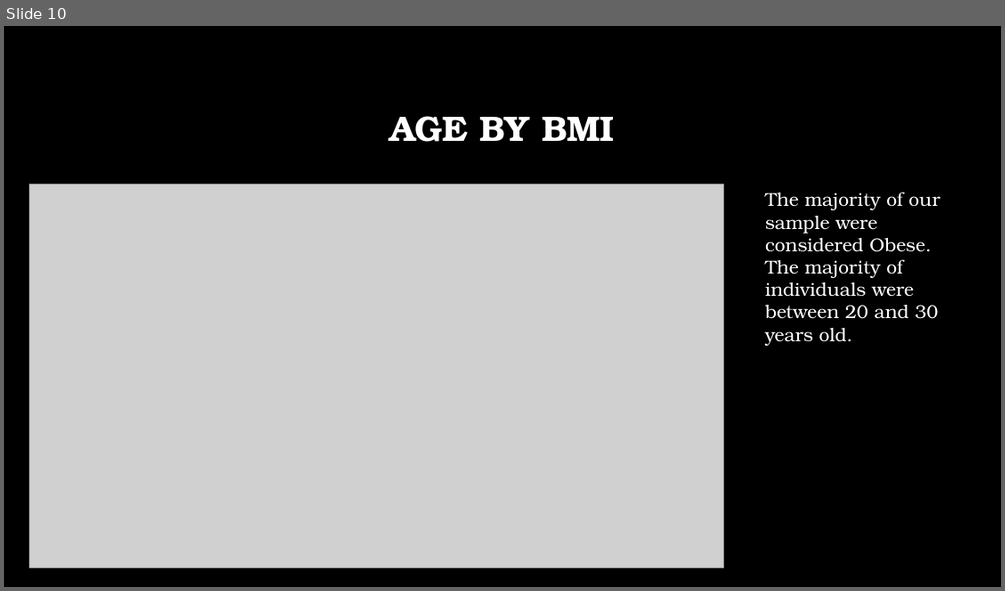
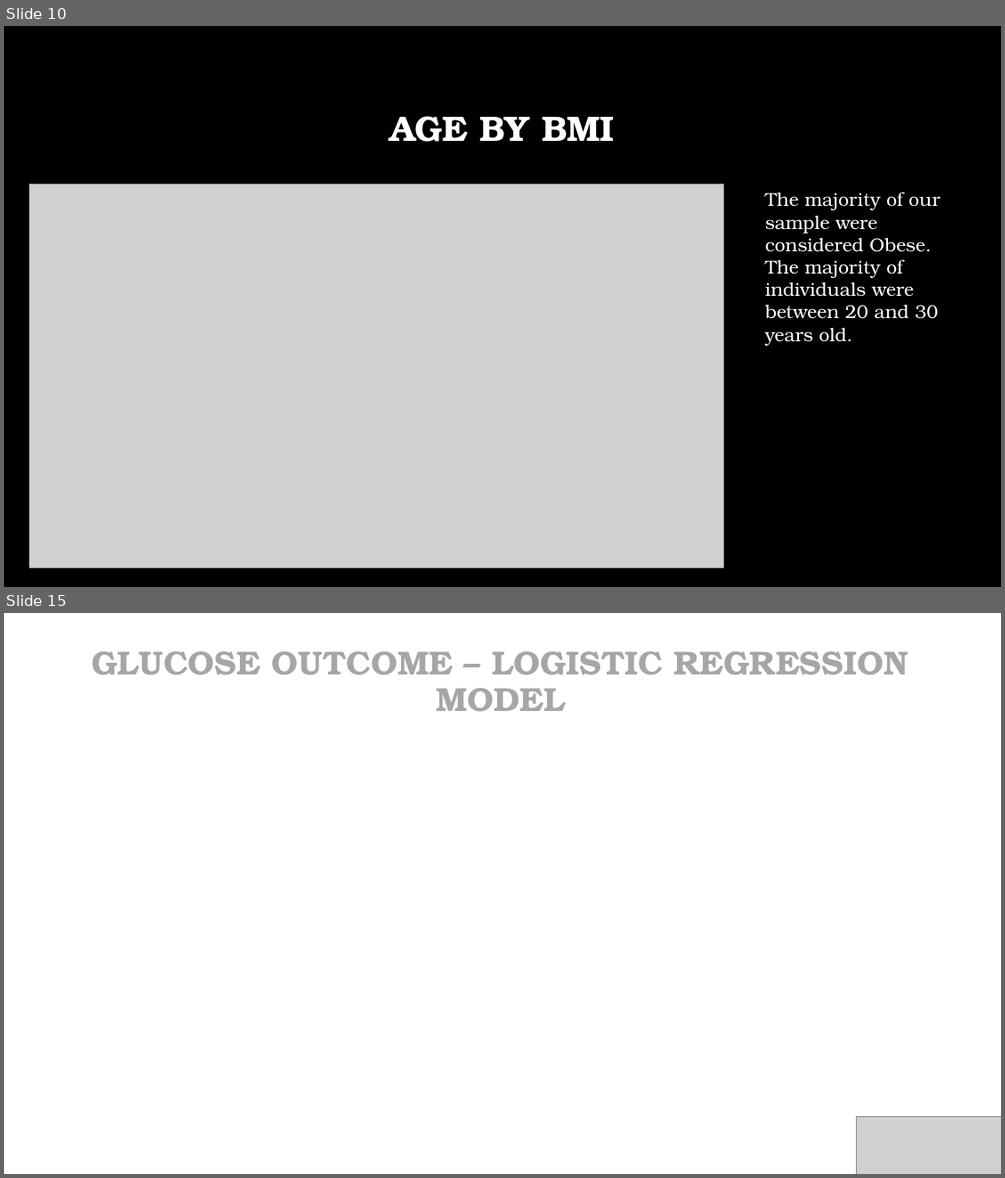
Before and after one commit to acollawn/Project_4, a slide deck: Predicting Diabetes.pptx. Shown one above the other, each under a label of ours: slide 10 before the commit, slides 10 and 15 after it; the slides between them are not shown. The pictures are 1005x591 and 1005x1178 pixels, drawn with LibreOffice and Linux fonts; fonts in the diff are those of the drawing; grey boxes stand for pictures; background and template pictures are left out. Boxes give left, top, right and bottom in pixels: in the first picture for what was removed or moved away, otherwise in the second. Text is boxed around its words. In the diff, an @@ line names an element or a change of style, - is before the commit and + after.

```diff
--- a/Predicting Diabetes.pptx
+++ b/Predicting Diabetes.pptx
@@ slide 15 added at box(4, 613, 1001, 1174), background picture (left out) @@
@@ rectangle added at box(4, 613, 1001, 1174), fill #FFFFFF, outline #FFFFFF 1.5 pt @@
@@ text added at box(92, 651, 908, 712), 32 pt, text #A6A6A6, bold @@
+GLUCOSE OUTCOME – LOGISTIC REGRESSION MODEL
@@ picture added at box(857, 1116, 1001, 1174) @@
```
Also in this commit, not shown: 7 slides changed, 14 other slides added.
